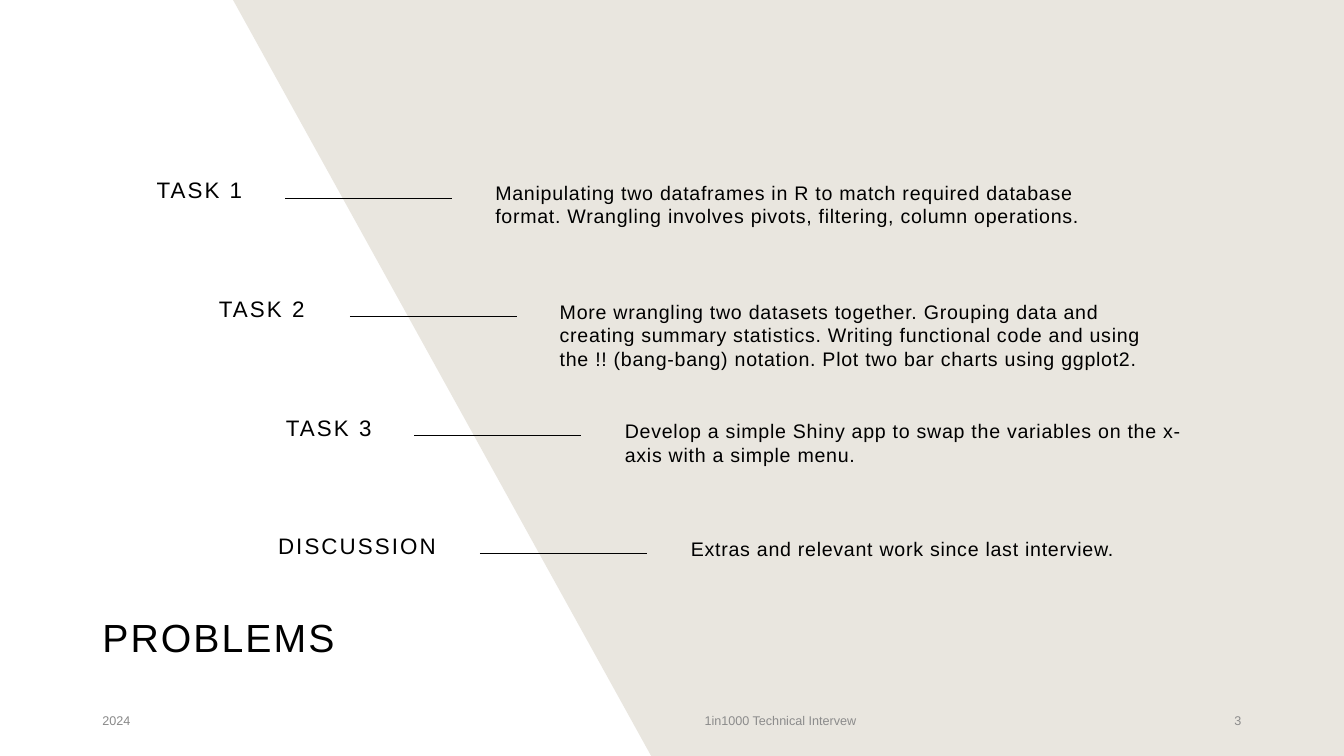
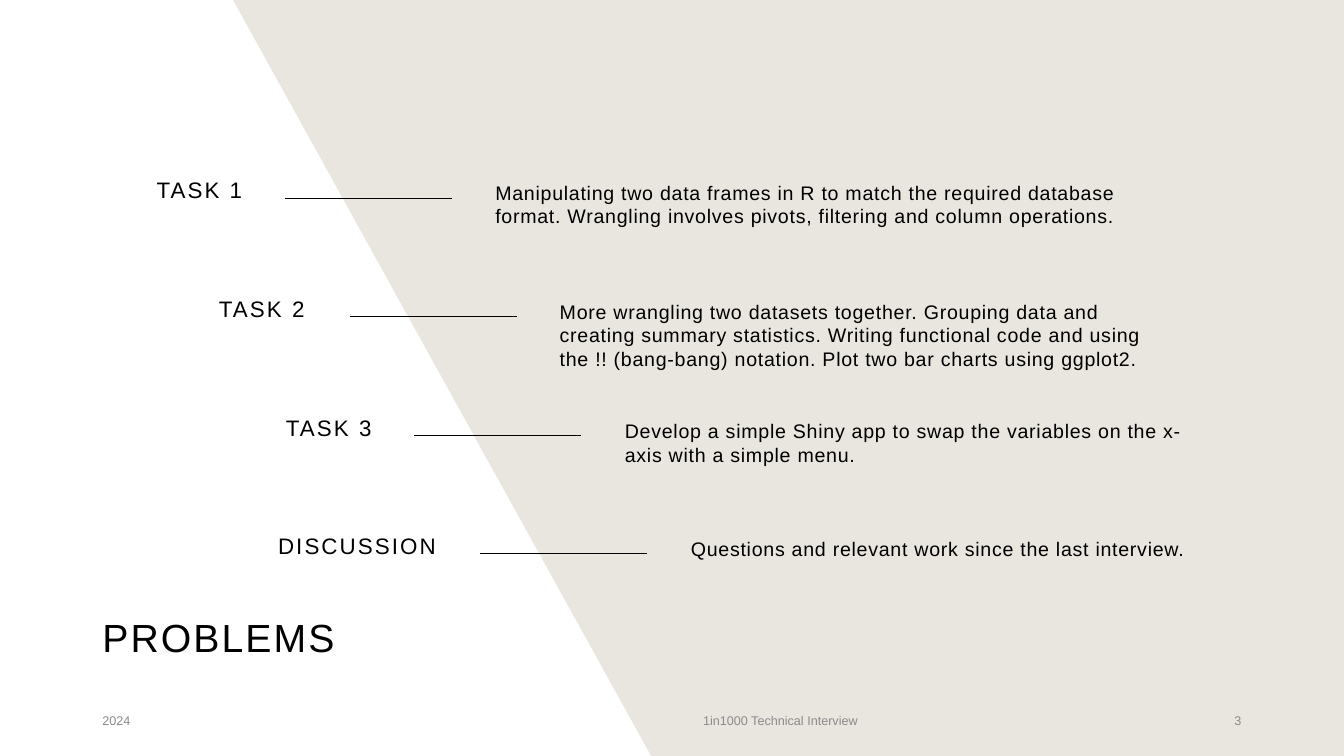
Before and after one commit to moweyssi/1in1000, a slide deck: slide 3 of 1in1000.pptx. Drawn at 1344x756 pixels with LibreOffice and Linux fonts; fonts in the diff are those of the drawing. Boxes give left, top, right and bottom in pixels: in the first picture for what was removed or moved away, otherwise in the second. Text is boxed around its words. In the diff, an @@ line names an element or a change of style, - is before the commit and + after.

```diff
--- a/1in1000.pptx
+++ b/1in1000.pptx
@@ text at bbox=[495, 185, 1114, 227]: text changed @@
-Manipulating two dataframes in R to match required database format. Wrangling involves pivots, filtering, column operations.
+Manipulating two data frames in R to match the required database format. Wrangling involves pivots, filtering and column operations.
@@ text at bbox=[691, 541, 1184, 560]: text changed @@
-Extras and relevant work since last interview.
+Questions and relevant work since the last interview.
@@ text at bbox=[703, 716, 857, 725]: text changed @@
-1in1000 Technical Intervew
+1in1000 Technical Interview
```
Also in this commit, not shown: 14 other slides changed, 1 slide added, 4 other files.
